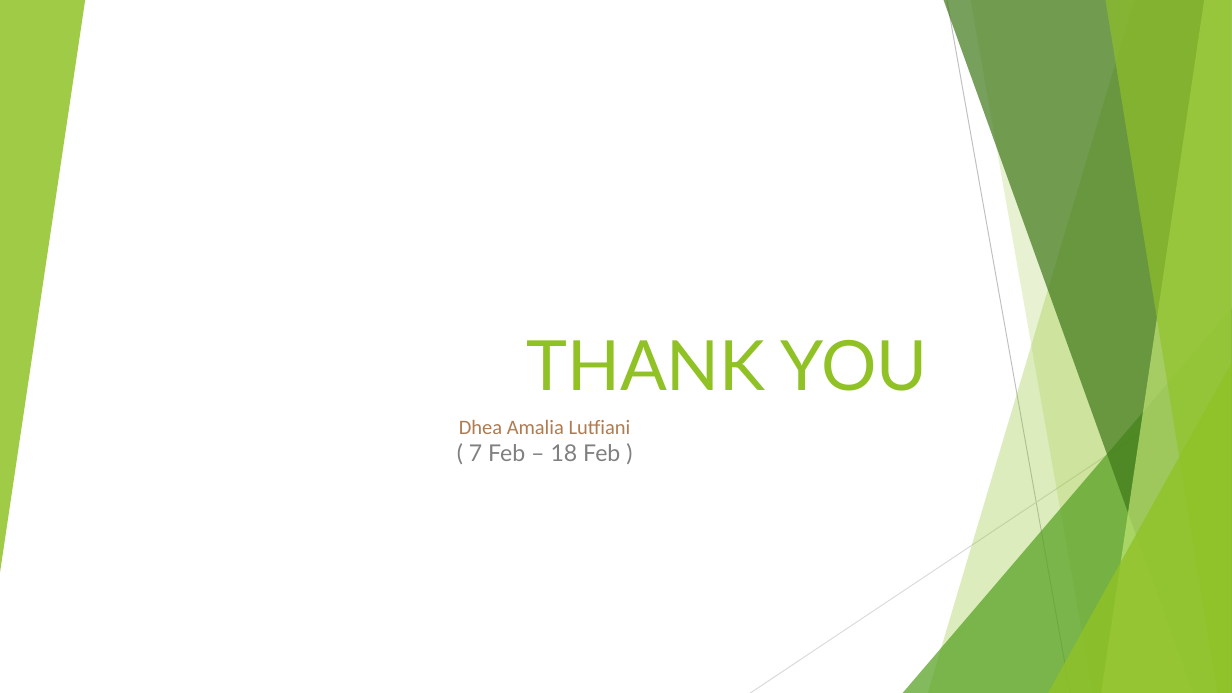
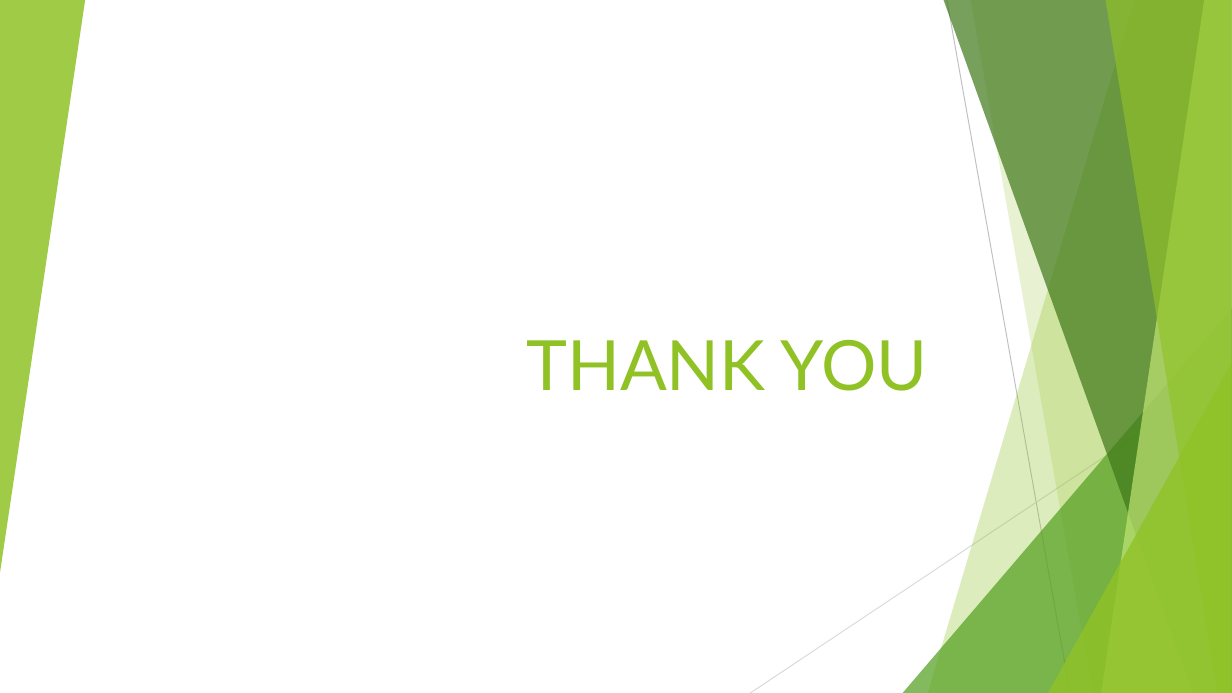
Before and after one commit to damalialutfiani/Assignment2-Data-Analytics-revou, a slide deck: slide 9 of ASSIGNMENT2.pptx (slide 19 before the commit). Drawn at 1232x693 pixels with LibreOffice and Linux fonts; fonts in the diff are those of the drawing. Boxes give left, top, right and bottom in pixels: in the first picture for what was removed or moved away, otherwise in the second. Text is boxed around its words. In the diff, an @@ line names an element or a change of style, - is before the commit and + after.

```diff
--- a/ASSIGNMENT2.pptx
+++ b/ASSIGNMENT2.pptx
@@ subtitle removed at <box>459,419,631,461</box> @@
-Dhea Amalia Lutfiani
-( 7 Feb – 18 Feb )
```
Also in this commit, not shown: 1 other slide changed, 10 slides removed.
